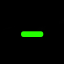
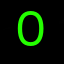
The second 64px x 64px image is a revision of the first. Changes to its layers:
renamed "-" to "0", painted on it over [17, 11, 44, 46]
